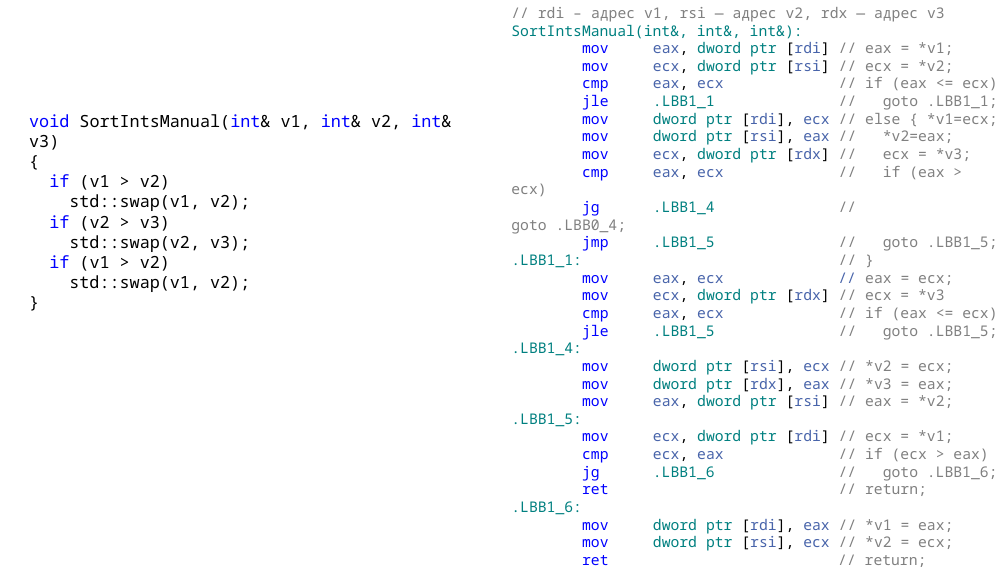
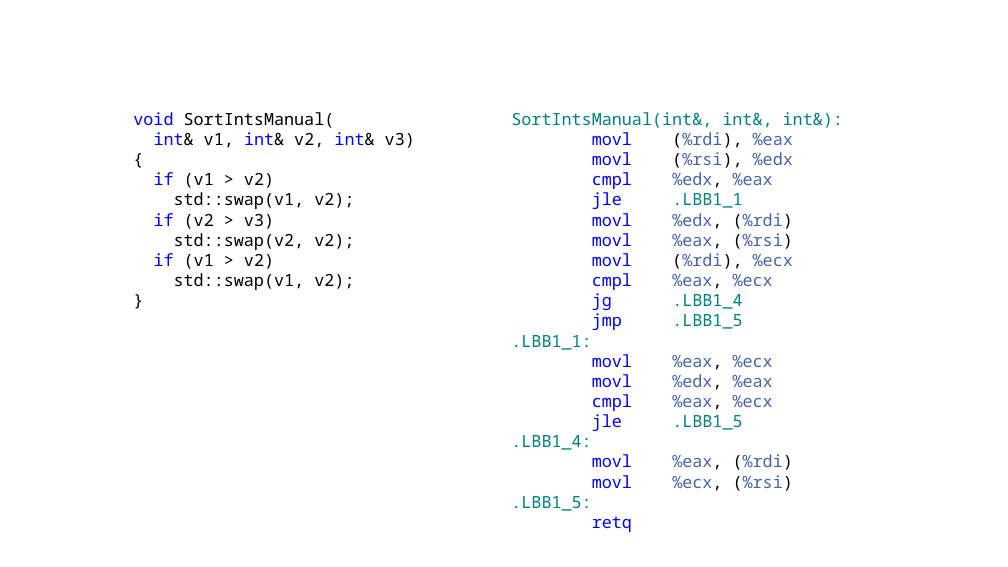
Before and after one commit to alexey-malov/oop, a slide deck: slide 15 of lectures/06/Обобщенное программирование, шаблоны.pptx (slide 16 before the commit). Drawn at 1008x567 pixels with LibreOffice and Linux fonts; fonts in the diff are those of the drawing. Boxes give left, top, right and bottom in pixels: in the first picture for what was removed or moved away, otherwise in the second. Text is boxed around its words. In the diff, an @@ line names an element or a change of style, - is before the commit and + after.

```diff
--- a/lectures/06/Обобщенное программирование, шаблоны.pptx
+++ b/lectures/06/Обобщенное программирование, шаблоны.pptx
@@ text at (x1=538, y1=7, x2=945, y2=22): paragraph removed @@
-// rdi – адрес v1, rsi — адрес v2, rdx — адрес v3
@@ text "void SortIntsManual(" moved from (x1=29, y1=114, x2=451, y2=292) to (x1=133, y1=112, x2=415, y2=290) @@
@@ text at (x1=133, y1=112, x2=415, y2=148): text changed @@
-void SortIntsManual(int& v1, int& v2, int& v3)
+void SortIntsManual(
+int& v1, int& v2, int& v3)
@@ text "SortIntsManual(int&, int&, int&):" moved from (x1=511, y1=7, x2=998, y2=551) to (x1=511, y1=112, x2=843, y2=532) @@
@@ text at (x1=511, y1=112, x2=843, y2=511): size 14 to 16 pt in "SortIntsManual(int&, int&, int&):", ".LBB1_4:", ".LBB1_5:" @@
@@ text at (x1=511, y1=132, x2=793, y2=431): text changed; size 14 to 16 pt; text colour #808080 to #4864AA @@
-mov eax, dword ptr [rdi] // eax = *v1;
-mov ecx, dword ptr [rsi] // ecx = *v2;
-cmp eax, ecx // if (eax <= ecx)
-jle .LBB1_1 // goto .LBB1_1;
-mov dword ptr [rdi], ecx // else { *v1=ecx;
-mov dword ptr [rsi], eax // *v2=eax;
-mov ecx, dword ptr [rdx] // ecx = *v3;
-cmp eax, ecx // if (eax > ecx)
-jg .LBB1_4 // goto .LBB0_4;
-jmp .LBB1_5 // goto .LBB1_5;
-.LBB1_1: // }
-mov eax, ecx // eax = ecx;
-mov ecx, dword ptr [rdx] // ecx = *v3
-cmp eax, ecx // if (eax <= ecx)
-jle .LBB1_5 // goto .LBB1_5;
+movl (%rdi), %eax
+movl (%rsi), %edx
+cmpl %edx, %eax
+jle .LBB1_1
+movl %edx, (%rdi)
+movl %eax, (%rsi)
+movl (%rdi), %ecx
+cmpl %eax, %ecx
+jg .LBB1_4
+jmp .LBB1_5
+.LBB1_1:
+movl %eax, %ecx
+movl %edx, %eax
+cmpl %eax, %ecx
+jle .LBB1_5
@@ text at (x1=174, y1=233, x2=354, y2=250): text changed @@
-std::swap(v2, v3);
+std::swap(v2, v2);
@@ text at (x1=592, y1=454, x2=793, y2=491): text changed; size 14 to 16 pt; text colour #808080 to #4864AA @@
-mov dword ptr [rsi], ecx // *v2 = ecx;
-mov dword ptr [rdx], eax // *v3 = eax;
-mov eax, dword ptr [rsi] // eax = *v2;
+movl %eax, (%rdi)
+movl %ecx, (%rsi)
@@ text at (x1=592, y1=516, x2=632, y2=532): text changed; size 14 to 16 pt; text colour #808080 to #0000FF @@
-mov ecx, dword ptr [rdi] // ecx = *v1;
-cmp ecx, eax // if (ecx > eax)
-jg .LBB1_6 // goto .LBB1_6;
-ret // return;
-.LBB1_6:
-mov dword ptr [rdi], eax // *v1 = eax;
-mov dword ptr [rsi], ecx // *v2 = ecx;
-ret // return;
+retq
```
Also in this commit, not shown: 15 other slides changed, 4 slides added, 5 slides removed, 6 other files.
